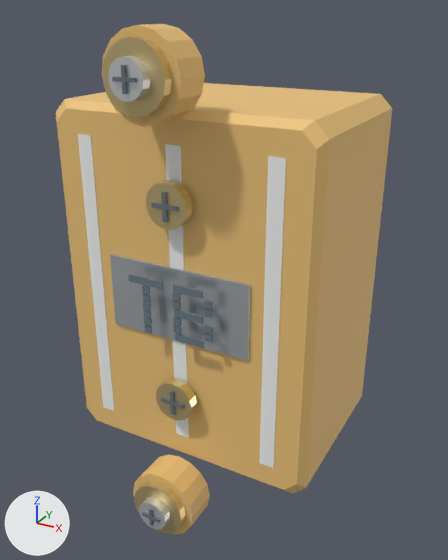
Before and after pictures for a commit that changed the glTF model assets/models/preview/terminalBlock.glb.
One viewpoint serves both versions: a 50 mm camera at (1.25, -2.3, 1.1) aimed at (0.04, -0.1, 0.0). The lights are fixed; the arrows at lower left show +X, +Y and +Z. The first picture is the older version. Vertices at exactly the same position are counted once.

Names of what the first picture shows: 'terminalBlock-preview'.
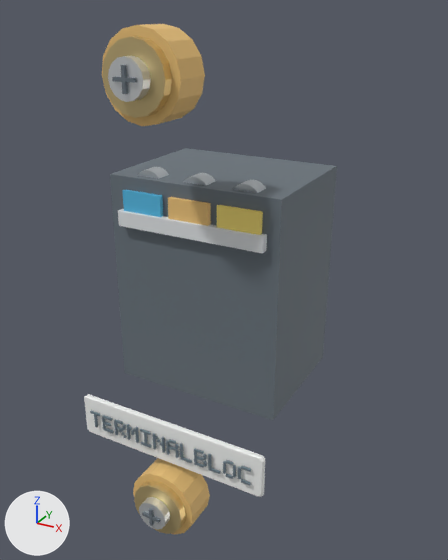
Pixel boxes [x1, y1, x2, y2] of what changed, in the pictures (448 x 560 px; the box of a moved part takes in the faces that stretch with it):
'terminalBlock-preview', reshaped (25% narrower): before [56, 24, 392, 535]; after [84, 24, 337, 535]
part 1 of me_terminalblock, added (cyan): after [122, 190, 163, 217]
part 2 of me_terminalblock, moved or reshaped: before [143, 309, 152, 318]; after [90, 410, 100, 416]
part 3 of me_terminalblock, moved or reshaped (not visible afterwards): before [144, 325, 152, 334]
part 4 of me_terminalblock, moved or reshaped (not visible afterwards): before [143, 301, 151, 310]
part 5 of me_terminalblock, moved or reshaped (not visible afterwards): before [144, 317, 152, 326]
part 6 of me_terminalblock, moved or reshaped (not visible afterwards): before [142, 293, 151, 302]
part 7 of me_terminalblock, moved or reshaped: before [142, 285, 150, 294]; after [103, 422, 111, 426]
part 8 of me_terminalblock, moved or reshaped: before [173, 317, 181, 326]; after [114, 419, 123, 425]
part 9 of me_terminalblock, rebuilt (32% narrower, 34% shorter): before [56, 83, 392, 494]; after [110, 148, 337, 420]
part 10 of me_terminalblock, deleted: before [78, 134, 286, 468]
part 11 of me_terminalblock, reshaped: before [165, 144, 189, 438]; after [84, 167, 267, 497]

What the commit changed:
Material 'polymer' (mat_polymer) is new.
Its base color is (0.773, 0.796, 0.816) (white #e4e7e9).
Its metallic is 0.05.
Its roughness is 0.62.
Material 'blue' (mat_blue) is new.
Its base color is (0.0863, 0.482, 0.757) (cyan #53b8e2).
Its metallic is 0.05.
Its roughness is 0.62.
Material 'yellow' (mat_yellow) is new.
Its base color is (0.949, 0.761, 0.188) (yellow #f9e278).
Its metallic is 0.05.
Its roughness is 0.62.
me_terminalblock is used by ob_terminalblock_preview; location (0.0, 0.0, 0.0).
me_terminalblock had 756 vertices, 1288 faces and spanned x -0.58..0.58, y -0.68..0.41, z -1.05..1.05.
me_terminalblock now has 1618 vertices, 2668 faces and spans x -0.45..0.45, y -0.68..0.43, z -1.05..1.05.
me_terminalblock part 1: a new loose piece, a box spanning x -0.31..-0.13, y -0.32..0.31, z 0.26..0.41, in mat_blue (cyan #53b8e2).
me_terminalblock part 2: the loose piece of 8 vertices spanning x -0.12..-0.09, y -0.48..-0.47, z -0.05..-0.02 is moved by (-0.27, -0.07, -0.54).
me_terminalblock part 3: the loose piece of 8 vertices spanning x -0.12..-0.09, y -0.48..-0.47, z -0.12..-0.09 is moved by (-0.27, -0.07, -0.48).
me_terminalblock part 4: the loose piece of 8 vertices spanning x -0.12..-0.09, y -0.48..-0.47, z -0.01..0.01 is moved by (-0.27, -0.07, -0.61).
me_terminalblock part 5: the loose piece of 8 vertices spanning x -0.12..-0.09, y -0.48..-0.47, z -0.09..-0.06 is moved by (-0.27, -0.07, -0.55).
me_terminalblock part 6: the loose piece of 8 vertices spanning x -0.12..-0.09, y -0.48..-0.47, z 0.02..0.05 is moved by (-0.27, -0.07, -0.68).
me_terminalblock part 7: the loose piece of 8 vertices spanning x -0.12..-0.09, y -0.48..-0.47, z 0.06..0.09 is moved by (-0.21, -0.07, -0.68).
me_terminalblock part 8: the loose piece of 8 vertices spanning x 0.02..0.05, y -0.48..-0.47, z -0.05..-0.02 is moved by (-0.28, -0.07, -0.54).
me_terminalblock part 9: the loose piece of 132 vertices spanning x -0.58..0.58, y -0.41..0.41, z -0.77..0.77 is rebuilt with 26 vertices and now spans x -0.39..0.39, y -0.3..0.29, z -0.5..0.47, in mat_dark (grey #69737c).
me_terminalblock part 10: 18 loose pieces with 192 vertices, spanning x -0.45..0.45, y -0.49..-0.29, z -0.64..0.64, are deleted.
me_terminalblock part 11: 8 vertices removed from x -0.03..0.03, y -0.41..-0.29, z -0.64..0.64; 992 vertices added at x -0.45..0.45, y -0.55..0.43, z -0.71..0.5.
Other edits to the shape of me_terminalblock do not show in these pictures.
me_terminalblock gains material mat_blue (cyan #53b8e2).
me_terminalblock gains material mat_polymer (white #e4e7e9).
me_terminalblock gains material mat_yellow (yellow #f9e278).
